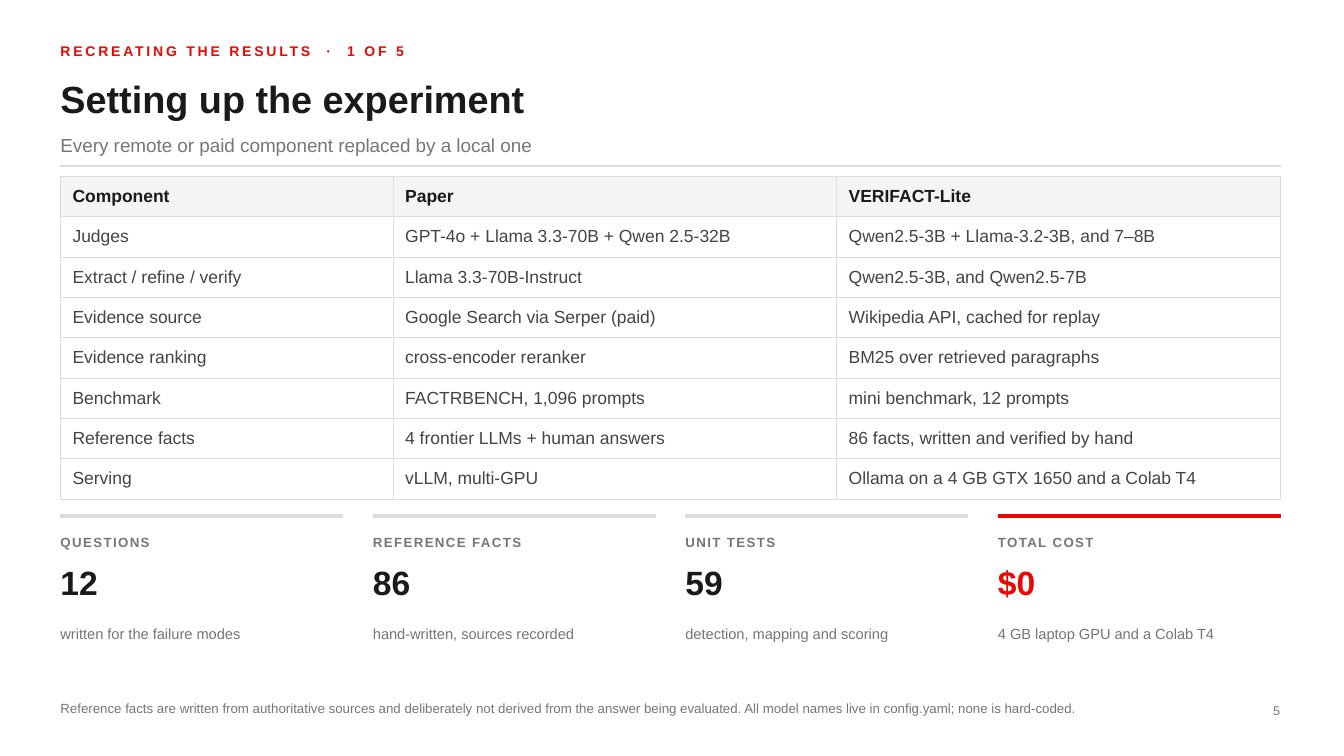
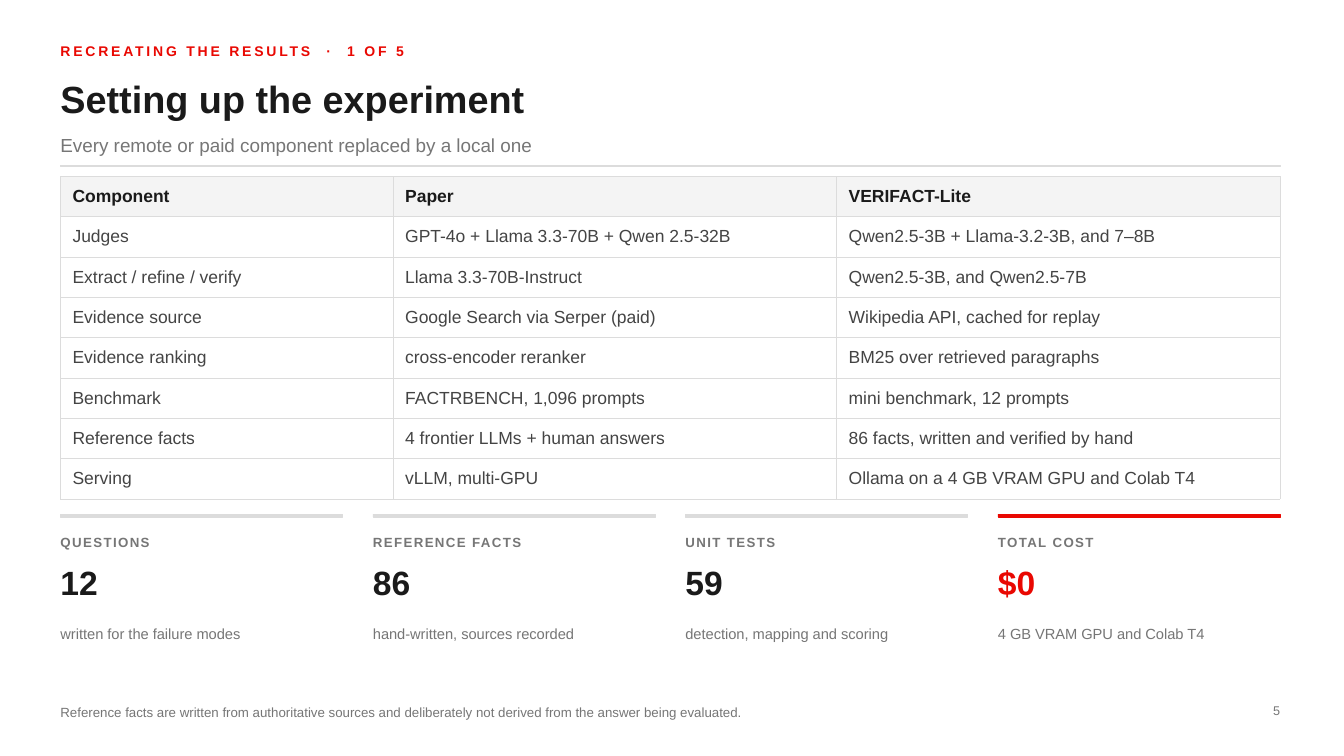
Before and after one commit to MadhavKrishna06/Verifact-Lite, a slide deck: slide 5 of presentation/VERIFACT-Lite-TTU.pptx. Drawn at 1344x756 pixels with LibreOffice and Linux fonts; fonts in the diff are those of the drawing. Boxes give left, top, right and bottom in pixels: in the first picture for what was removed or moved away, otherwise in the second. Text is boxed around its words. In the diff, an @@ line names an element or a change of style, - is before the commit and + after.

```diff
--- a/presentation/VERIFACT-Lite-TTU.pptx
+++ b/presentation/VERIFACT-Lite-TTU.pptx
@@ table at (x1=60, y1=176, x2=1280, y2=499) @@
-row 8, column 3: Ollama on a 4 GB GTX 1650 and a Colab T4
+row 8, column 3: Ollama on a 4 GB VRAM GPU and Colab T4
@@ text at (x1=998, y1=628, x2=1204, y2=639): text changed @@
-4 GB laptop GPU and a Colab T4
+4 GB VRAM GPU and Colab T4
@@ text at (x1=60, y1=707, x2=741, y2=720): text changed @@
-Reference facts are written from authoritative sources and deliberately not derived from the answer being evaluated. All model names live in config.yaml; none is hard-coded.
+Reference facts are written from authoritative sources and deliberately not derived from the answer being evaluated.
```
Also in this commit, not shown: 13 other slides changed, 1 other file.
